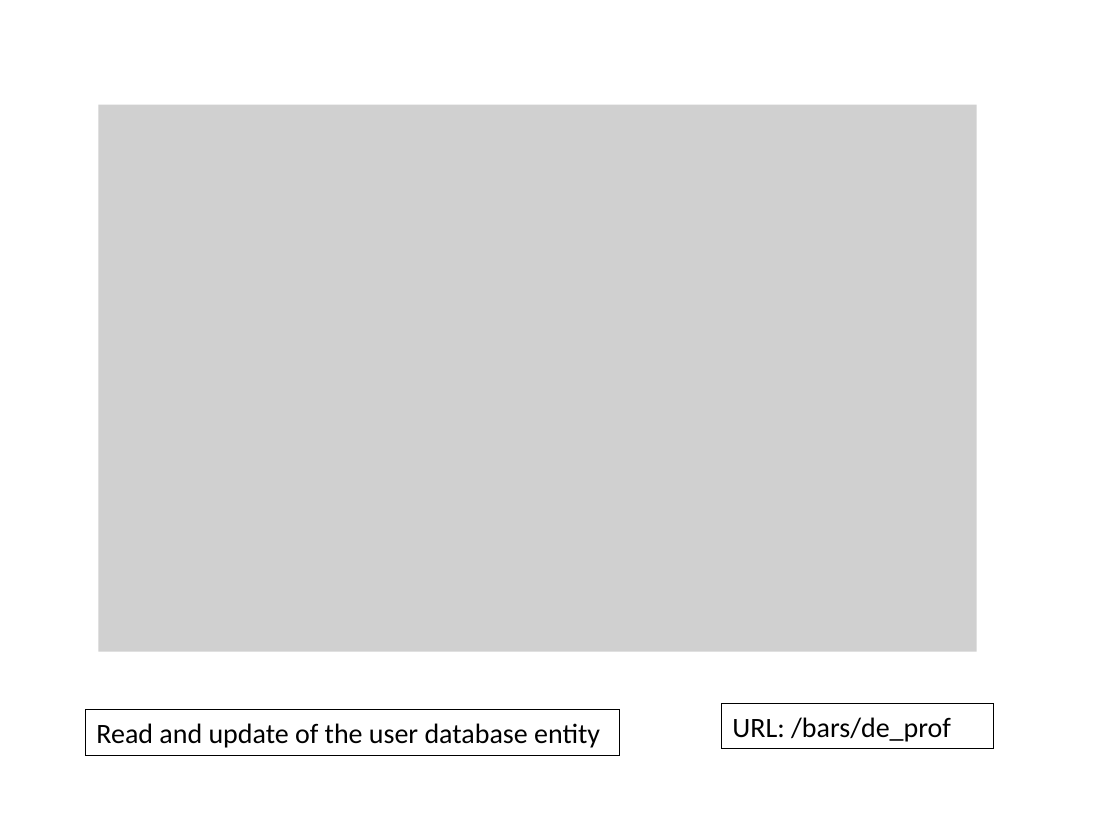
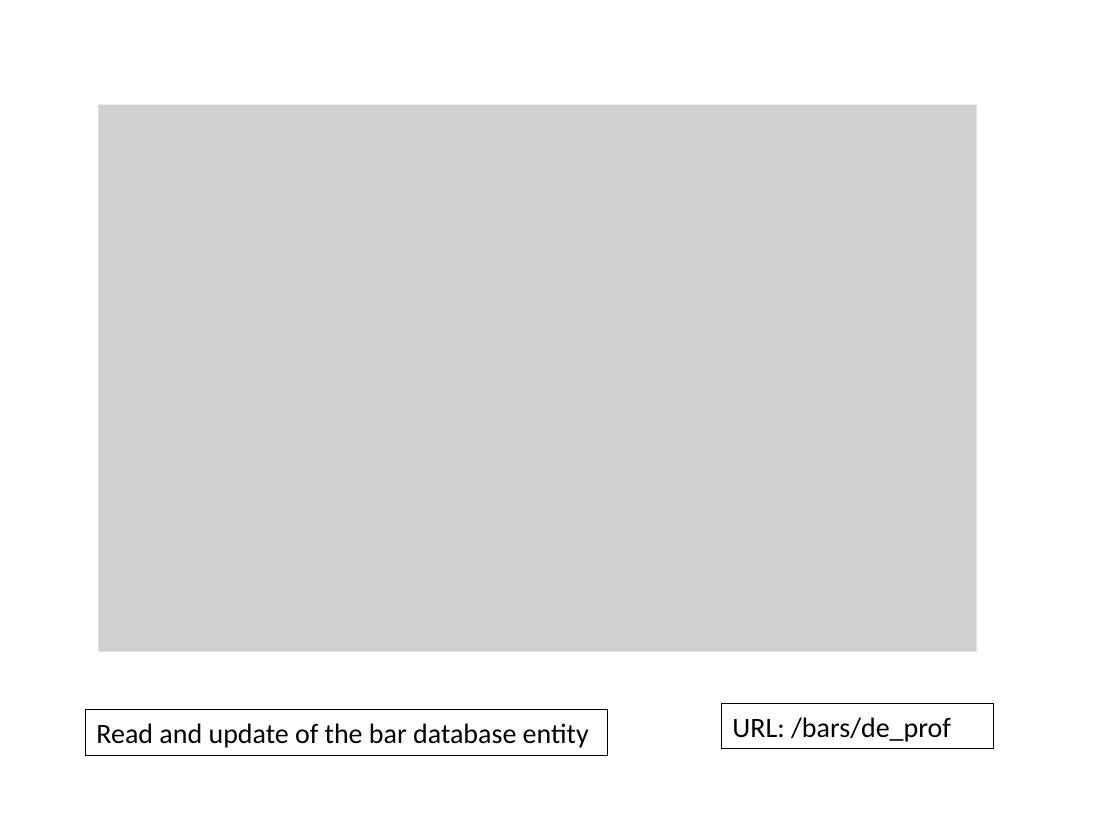
Before and after one commit to plibin-vub/WIS-project, a slide deck: slide 23 of doc/deliverables/presentation-1/WISPresentatie.pptx. Drawn at 1120x840 pixels with LibreOffice and Linux fonts; fonts in the diff are those of the drawing; grey boxes stand for pictures. Boxes give left, top, right and bottom in pixels: in the first picture for what was removed or moved away, otherwise in the second. Text is boxed around its words. In the diff, an @@ line names an element or a change of style, - is before the commit and + after.

Commit message:
update presentation

```diff
--- a/doc/deliverables/presentation-1/WISPresentatie.pptx
+++ b/doc/deliverables/presentation-1/WISPresentatie.pptx
@@ rectangle "Read and update of the ...": place and size @@
-rectangle "Read and update of the ..." at [85, 710, 619, 755]
+rectangle "Read and update of the ..." at [85, 710, 607, 755]
@@ text in rectangle at [96, 723, 589, 748]: text changed @@
-Read and update of the user database entity
+Read and update of the bar database entity
```
Also in this commit, not shown: 2 other slides changed.
